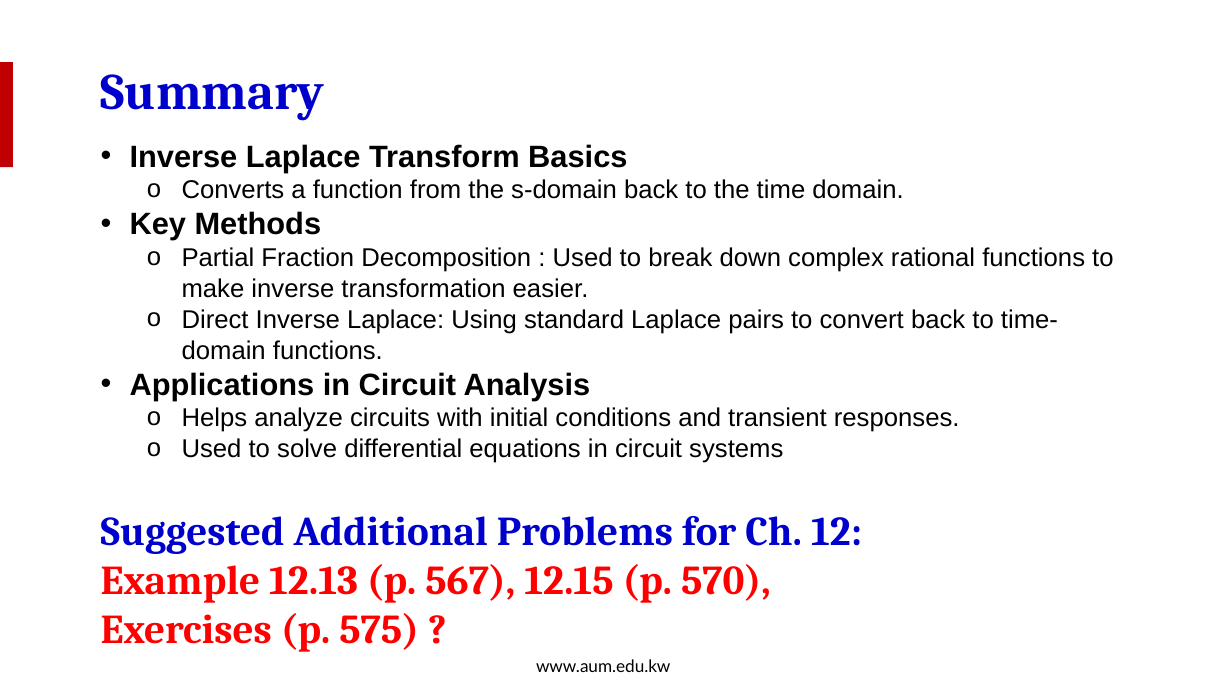
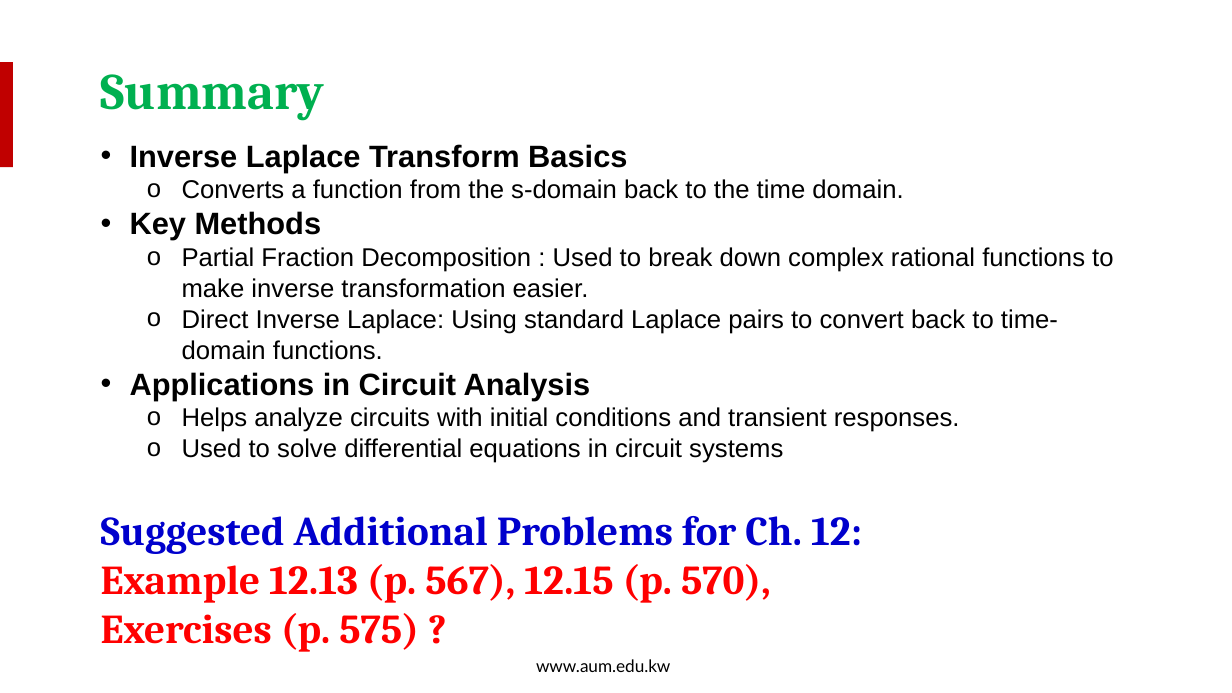
Before and after one commit to salmanrazzaq1993/AUM-WORK, a slide deck: slide 23 of PP WORK/Instructor Version/Week 3/Week 3 Lecture 2 - ILT.pptx (slide 20 before the commit). Drawn at 1232x693 pixels with LibreOffice and Linux fonts; fonts in the diff are those of the drawing; background and template pictures are left out. Boxes give left, top, right and bottom in pixels: in the first picture for what was removed or moved away, otherwise in the second. Text is boxed around its words. In the diff, an @@ line names an element or a change of style, - is before the commit and + after.

```diff
--- a/PP WORK/Instructor Version/Week 3/Week 3 Lecture 2 - ILT.pptx
+++ b/PP WORK/Instructor Version/Week 3/Week 3 Lecture 2 - ILT.pptx
@@ text "Summary" at (101,74,325,120): text colour #0000CC to #00B050 @@
```
Also in this commit, not shown: 14 other slides changed, 3 slides added.
